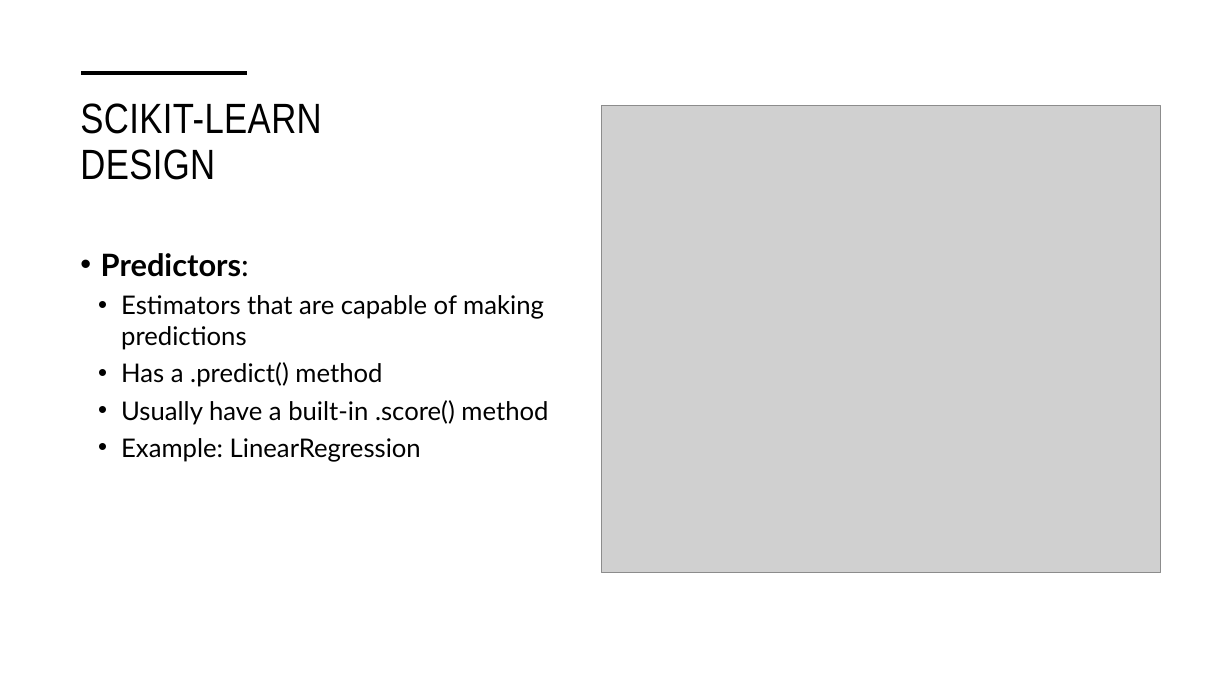
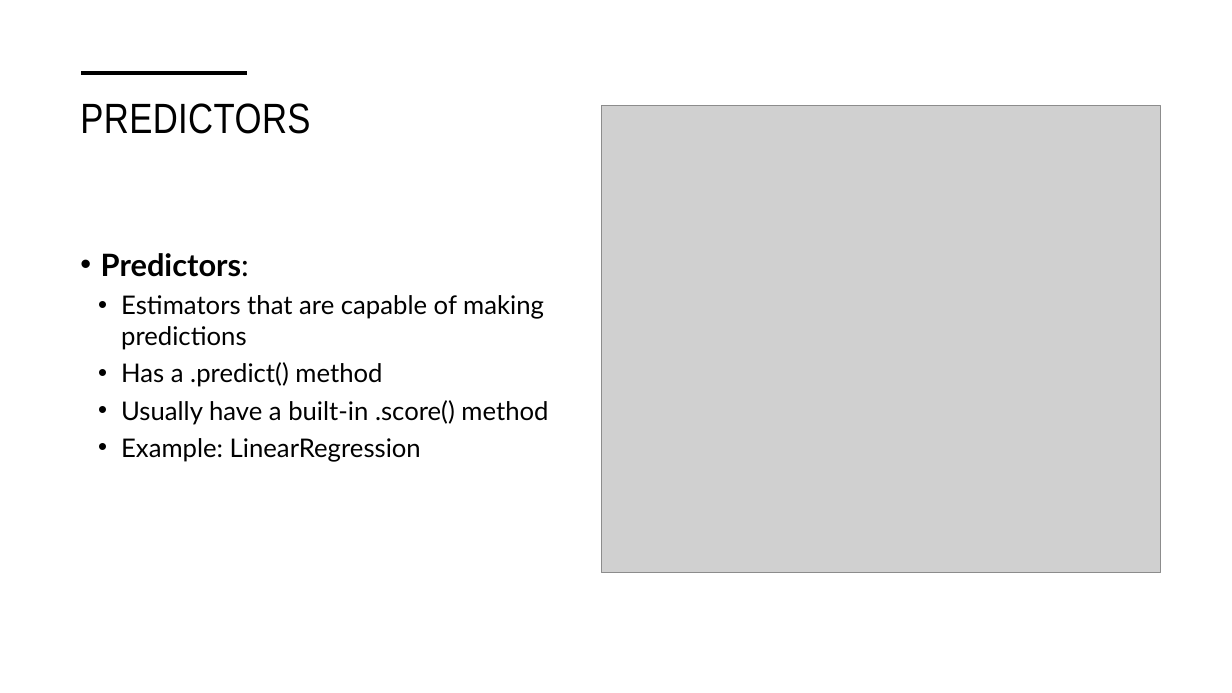
Before and after one commit to STAT-486-Fall-2026/course-content, a slide deck: slide 8 of slides/03-intro-to-sklearn.pptx (slide 6 before the commit). Drawn at 1232x693 pixels with LibreOffice and Linux fonts; fonts in the diff are those of the drawing; grey boxes stand for pictures. Boxes give left, top, right and bottom in pixels: in the first picture for what was removed or moved away, otherwise in the second. Text is boxed around its words. In the diff, an @@ line names an element or a change of style, - is before the commit and + after.

```diff
--- a/slides/03-intro-to-sklearn.pptx
+++ b/slides/03-intro-to-sklearn.pptx
@@ title at box(80, 103, 310, 134): text changed @@
-SCIKIT-LEARN DESIGN
+PREDICTORS
```
Also in this commit, not shown: 5 other slides changed, 2 slides added, 1 other file.
